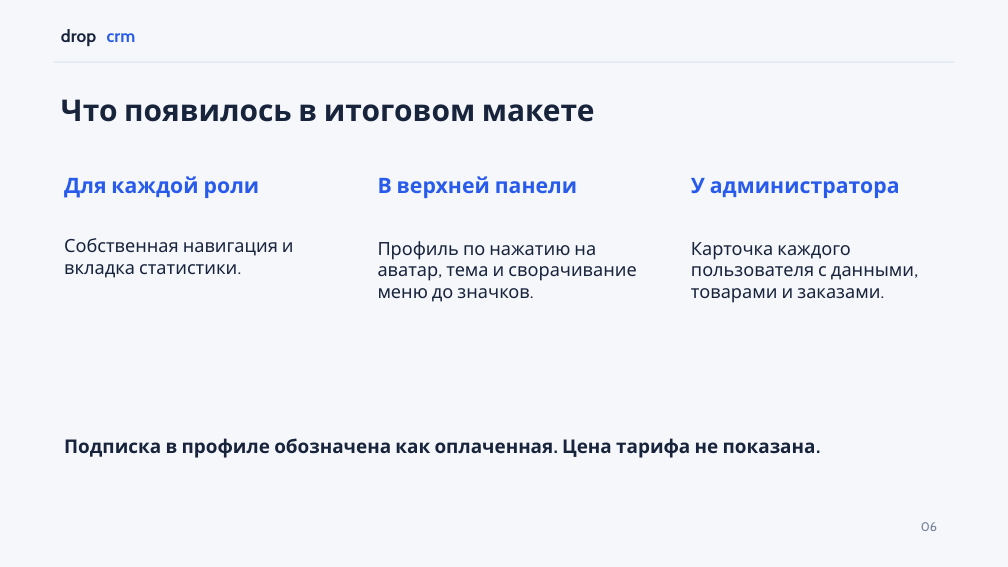
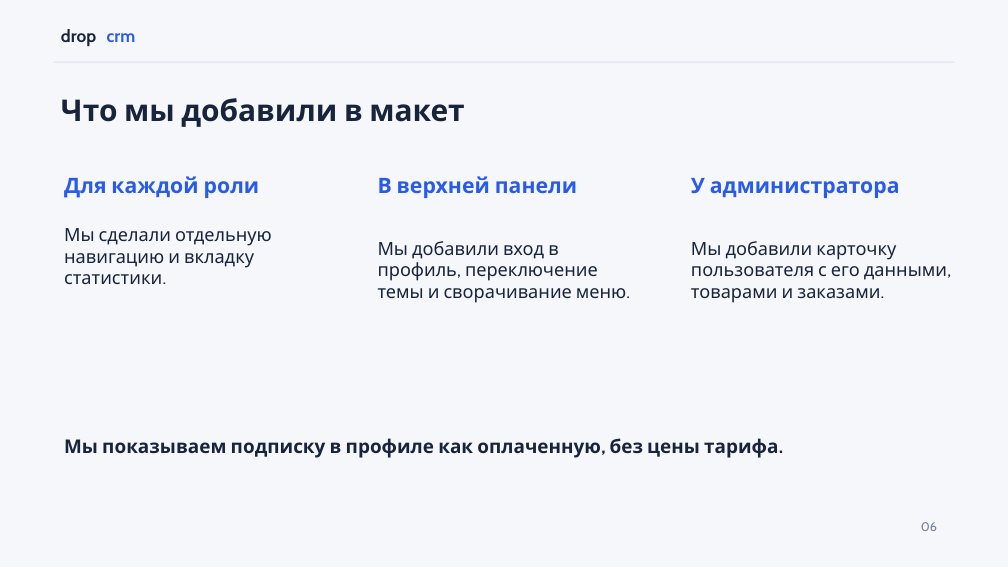
Before and after one commit to wertyqazx/DropCRM, a slide deck: slide 6 of DropCRM_Presentation_2026.pptx. Drawn at 1008x567 pixels with LibreOffice and Linux fonts; fonts in the diff are those of the drawing. Boxes give left, top, right and bottom in pixels: in the first picture for what was removed or moved away, otherwise in the second. Text is boxed around its words. In the diff, an @@ line names an element or a change of style, - is before the commit and + after.

```diff
--- a/DropCRM_Presentation_2026.pptx
+++ b/DropCRM_Presentation_2026.pptx
@@ text at <box>61,98,464,127</box>: text changed @@
-Что появилось в итоговом макете
+Что мы добавили в макет
@@ text at <box>64,228,272,284</box>: text changed @@
-Собственная навигация и вкладка статистики.
+Мы сделали отдельную навигацию и вкладку статистики.
@@ text at <box>378,241,626,303</box>: text changed @@
-Профиль по нажатию на аватар, тема и сворачивание меню до значков.
+Мы добавили вход в профиль, переключение темы и сворачивание меню.
@@ text at <box>691,241,947,303</box>: text changed @@
-Карточка каждого пользователя с данными, товарами и заказами.
+Мы добавили карточку пользователя с его данными, товарами и заказами.
@@ text at <box>64,438,778,458</box>: text changed @@
-Подписка в профиле обозначена как оплаченная. Цена тарифа не показана.
+Мы показываем подписку в профиле как оплаченную, без цены тарифа.
```
Also in this commit, not shown: 7 other slides changed, 5 other files.
